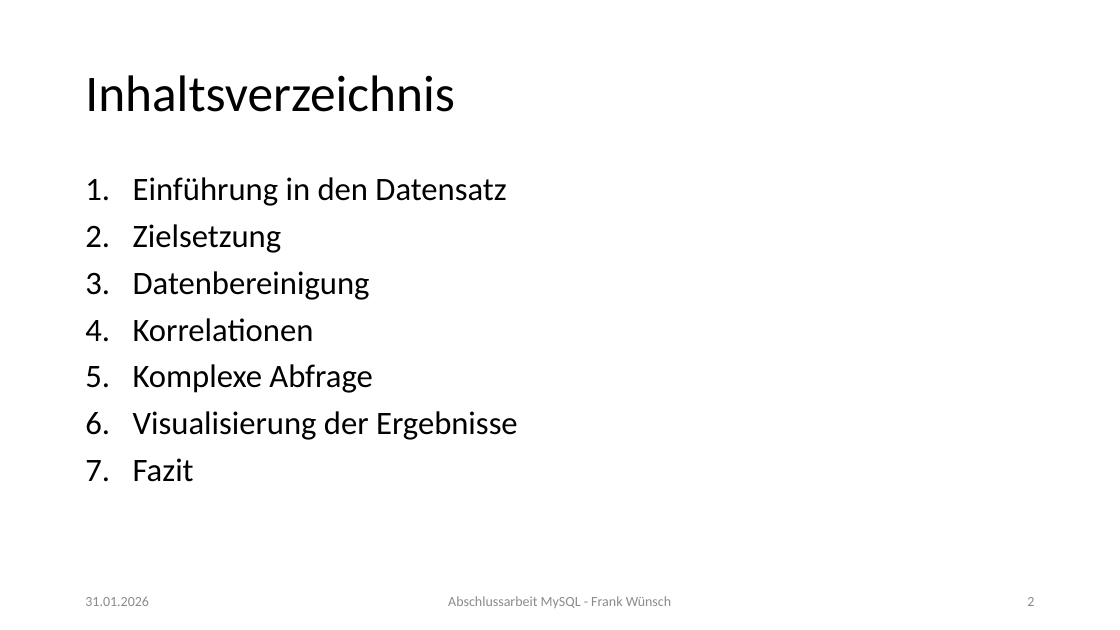
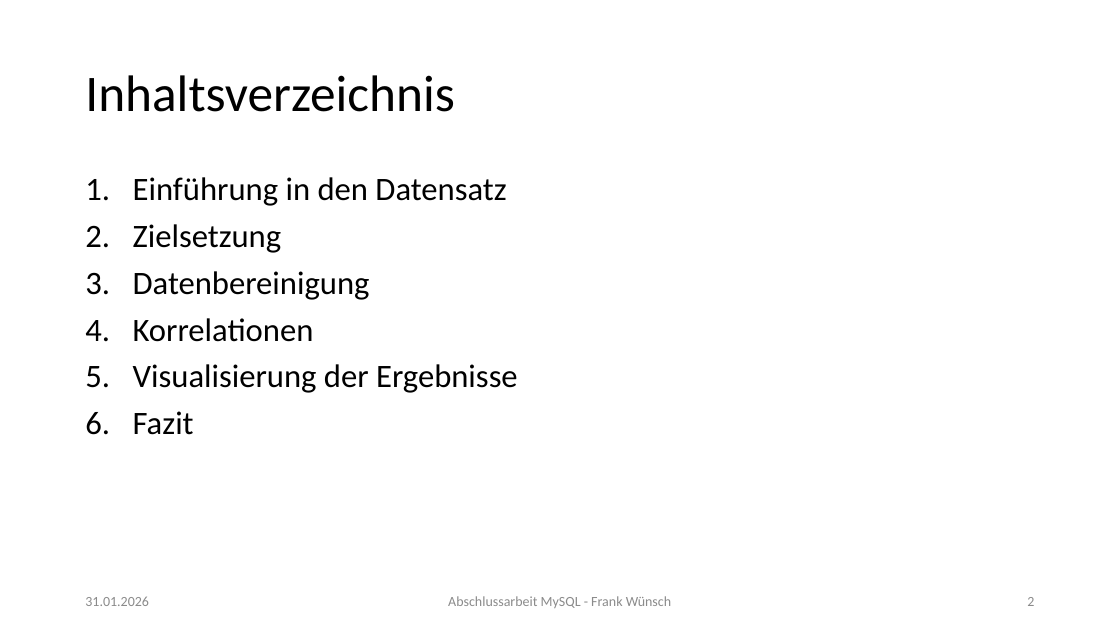
Before and after one commit to FrankWuensch/mysql_excam, a slide deck: slide 2 of Abschlusspräsentation_MySQL_Frank_Wünsch.pptx. Drawn at 1120x630 pixels with LibreOffice and Linux fonts; fonts in the diff are those of the drawing. Boxes give left, top, right and bottom in pixels: in the first picture for what was removed or moved away, otherwise in the second. Text is boxed around its words. In the diff, an @@ line names an element or a change of style, - is before the commit and + after.

```diff
--- a/Abschlusspräsentation_MySQL_Frank_Wünsch.pptx
+++ b/Abschlusspräsentation_MySQL_Frank_Wünsch.pptx
@@ text at [133, 364, 372, 393]: paragraph removed @@
-5. Komplexe Abfrage
```
Also in this commit, not shown: 1 other slide changed, 1 slide removed.
